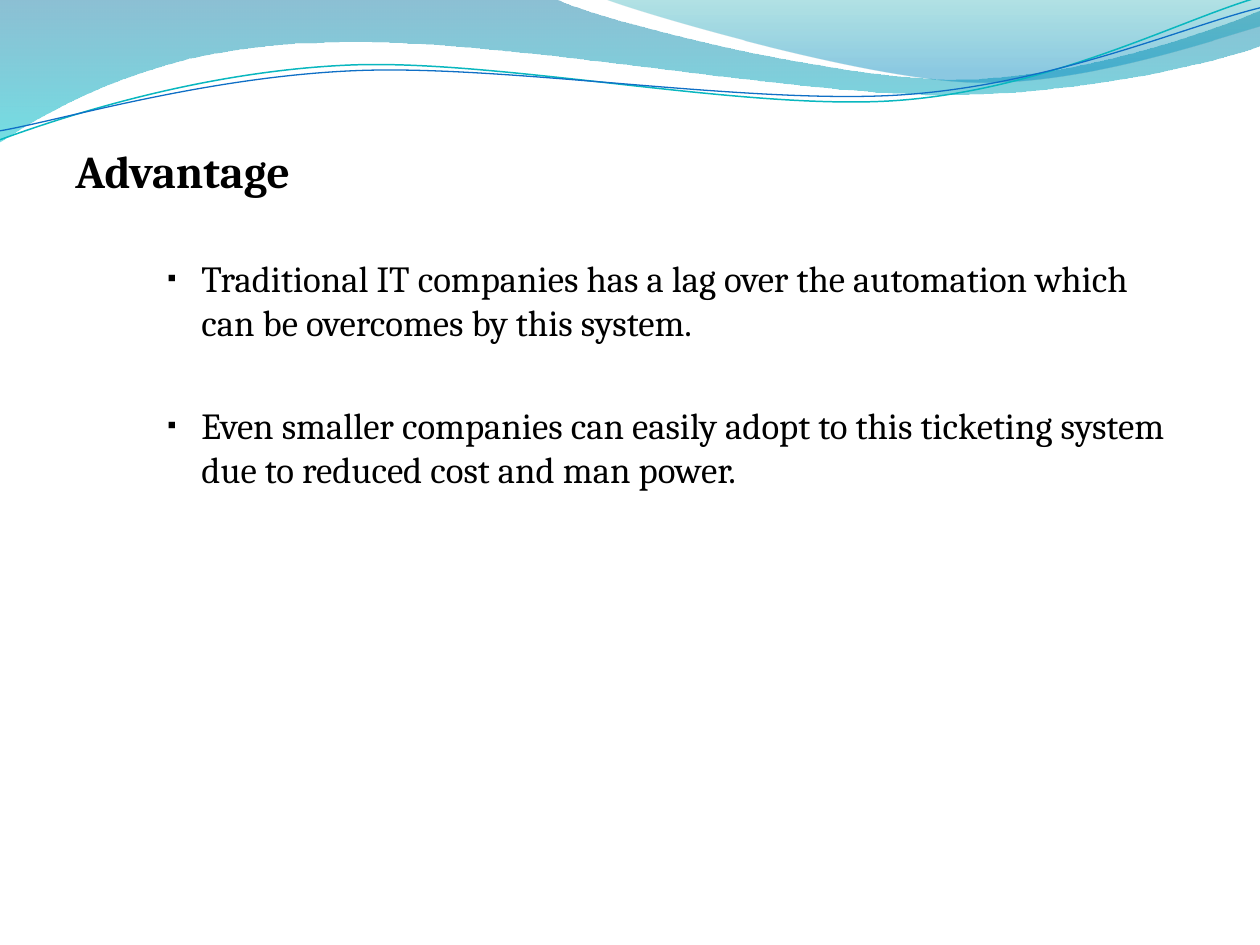
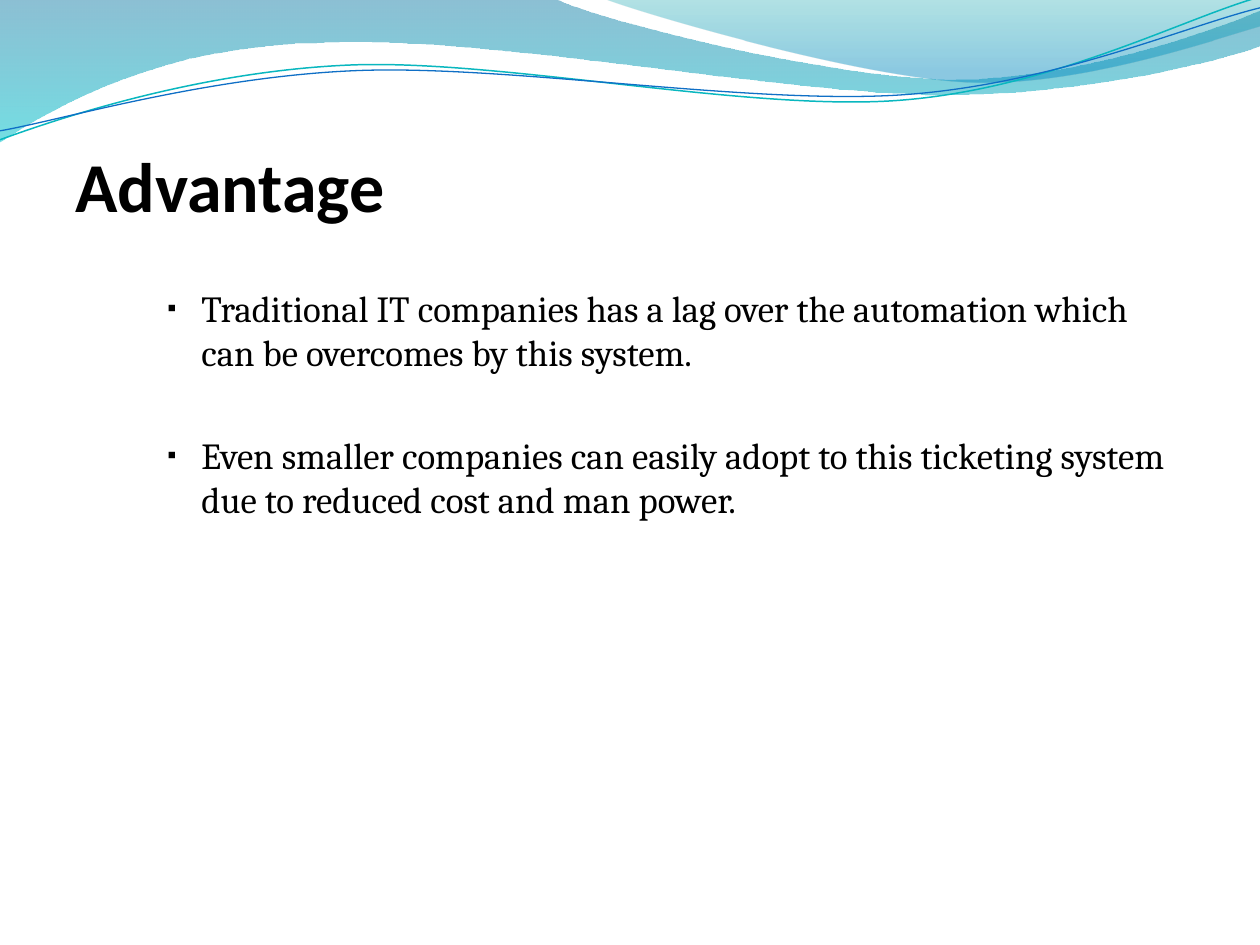
Before and after one commit to sanjay-rb/Ticket-Assignment-Automation, a slide deck: slide 5 of Ticket_Automation/WS/Docs/PPT/final_review_template.pptx. Drawn at 1260x945 pixels with LibreOffice and Linux fonts; fonts in the diff are those of the drawing; background and template pictures are left out. Boxes give left, top, right and bottom in pixels: in the first picture for what was removed or moved away, otherwise in the second. Text is boxed around its words. In the diff, an @@ line names an element or a change of style, - is before the commit and + after.

```diff
--- a/Ticket_Automation/WS/Docs/PPT/final_review_template.pptx
+++ b/Ticket_Automation/WS/Docs/PPT/final_review_template.pptx
@@ text at [75, 163, 384, 224]: size 26 to 40 pt, font Cambria to Calibri in "Advantage"; more space between paragraphs @@
```
Also in this commit, not shown: 27 other slides changed, 6 other files.
